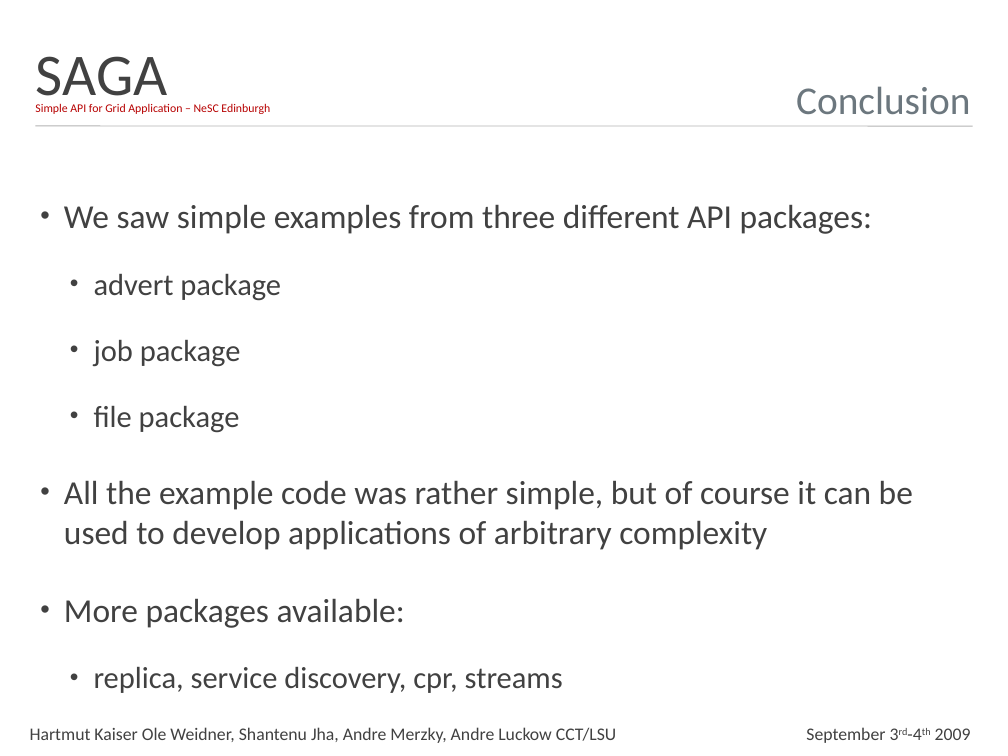
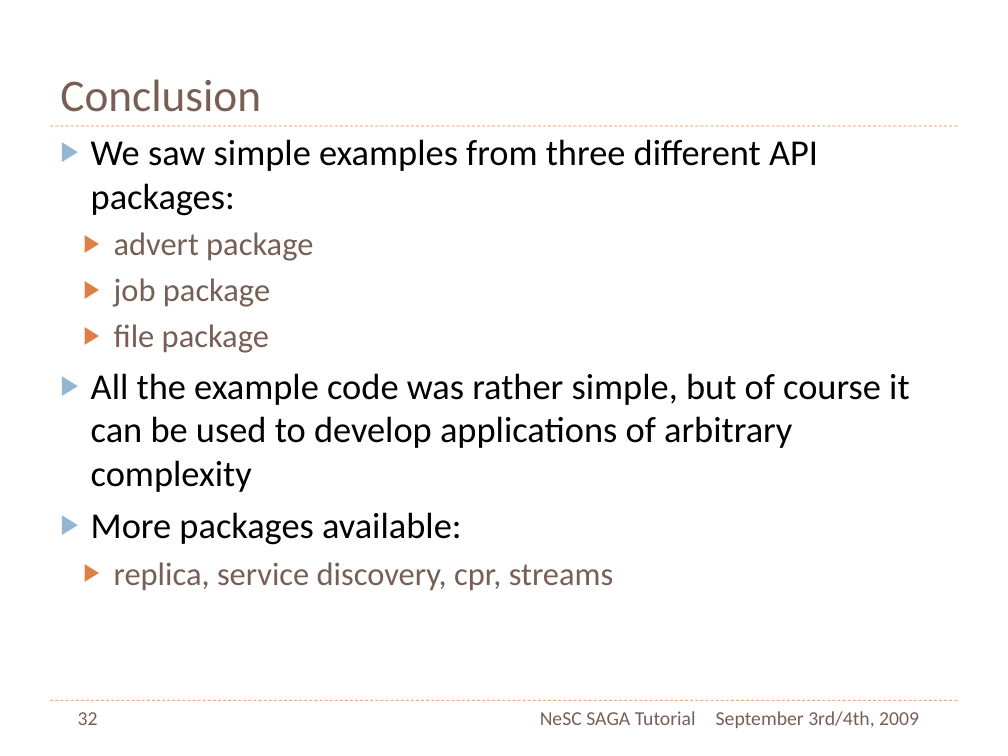
Before and after one commit to saga-project/saga-cpp-legacy-projects, a slide deck: slide 32 of tutorial/NeSC-2009/NeSC09-Practical-PPT.pptx (slide 13 before the commit). Drawn at 1008x756 pixels with LibreOffice and Linux fonts; fonts in the diff are those of the drawing; background and template pictures are left out. Boxes give left, top, right and bottom in pixels: in the first picture for what was removed or moved away, otherwise in the second. Text is boxed around its words. In the diff, an @@ line names an element or a change of style, - is before the commit and + after.

```diff
--- a/tutorial/NeSC-2009/NeSC09-Practical-PPT.pptx
+++ b/tutorial/NeSC-2009/NeSC09-Practical-PPT.pptx
@@ title "Conclusion": place and size @@
-title "Conclusion" at (796, 86, 970, 114)
+title "Conclusion" at (60, 79, 261, 112)
@@ title "Conclusion" at (60, 79, 261, 112): size 40 to 46 pt, text colour #6C777E to #775F55; alignment right to left; vertical alignment middle to bottom @@
@@ text removed at (36, 56, 168, 109) @@
-SAGA
@@ text removed at (35, 103, 270, 114) @@
-Simple API for Grid Application – NeSC Edinburgh
@@ text "We saw simple examples from ...": place and size @@
-text "We saw simple examples from ..." at (64, 204, 913, 693)
+text "We saw simple examples from ..." at (91, 139, 910, 590)
@@ text "We saw simple examples from ..." at (91, 139, 910, 590): size 34 to 37 pt, text colour #414141 to #000000 in "We saw simple examples from three different ...", "All the example code was rather simple, ...", "More packages available:"; size 31 to 33 pt, text colour #414141 to #775F55 in "advert package", "job package", "file package", "replica, service discovery, cpr, streams"; bullet • to ▶; less space between paragraphs; bullet colour #414141 to #94B6D2; bullet colour #414141 to #DD8047 @@
@@ line moved from (35, 126) - (973, 126) to (50, 126) - (958, 126) @@
@@ line (50, 126) - (958, 126): stroke #B3B3B3 1 pt to #DD8047 0.75 pt dashed @@
@@ line added from (50, 700) to (958, 700), #DD8047 0.75 pt dashed @@
@@ page number added at (78, 712, 98, 725), 20 pt, text #775F55 @@
+32
@@ text added at (540, 711, 696, 725), 20 pt, text #775F55 @@
+NeSC SAGA Tutorial
@@ text added at (716, 711, 919, 728), 20 pt, text #775F55 @@
+September 3rd/4th, 2009
@@ text removed at (30, 727, 616, 743) @@
-Hartmut Kaiser Ole Weidner, Shantenu Jha, Andre Merzky, Andre Luckow CCT/LSU
@@ text removed at (806, 727, 971, 743) @@
-September 3rd-4th 2009
```
Also in this commit, not shown: 9 other slides changed, 23 slides added, 4 slides removed.
